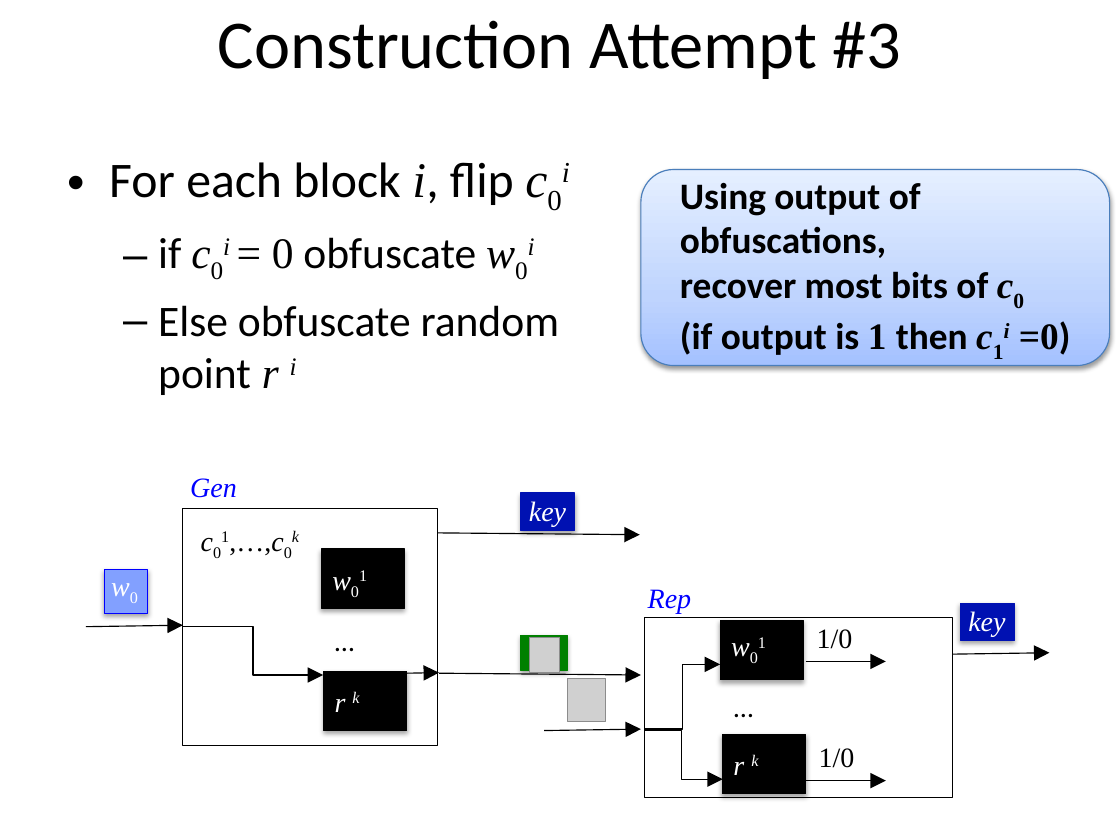
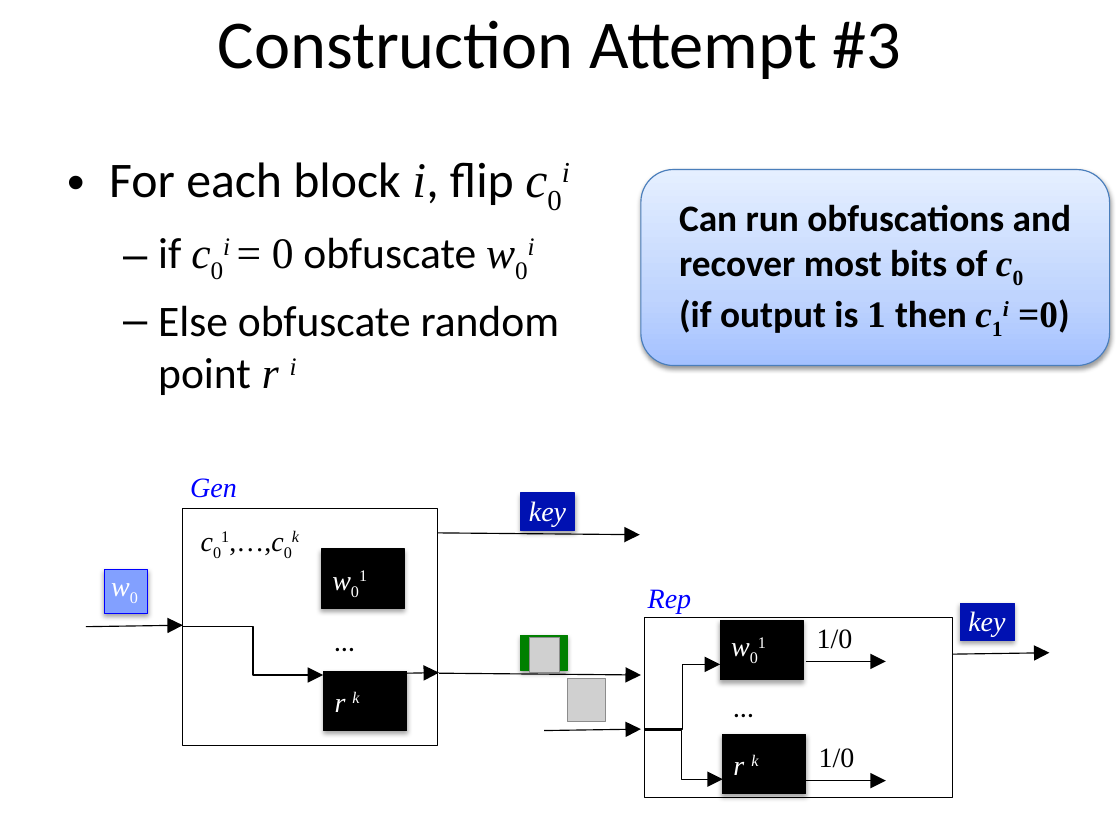
Before and after one commit to xianruimeng/comp-fuzzy-ext, a slide deck: slide 19 of constantRate/KeyDerivationWithNegativeUsable.pptx. Drawn at 1120x840 pixels with LibreOffice and Linux fonts; fonts in the diff are those of the drawing; grey boxes stand for pictures. Boxes give left, top, right and bottom in pixels: in the first picture for what was removed or moved away, otherwise in the second. Text is boxed around its words. In the diff, an @@ line names an element or a change of style, - is before the commit and + after.

Commit message:
added second construction to slides

```diff
--- a/constantRate/KeyDerivationWithNegativeUsable.pptx
+++ b/constantRate/KeyDerivationWithNegativeUsable.pptx
@@ text in rounded rectangle at [679,204,1071,277]: text changed @@
-Using output of obfuscations,
-recover most bits of c0
+Can run obfuscations and
+recover most bits of c0
```
Also in this commit, not shown: 14 other slides changed, 11 slides added.
